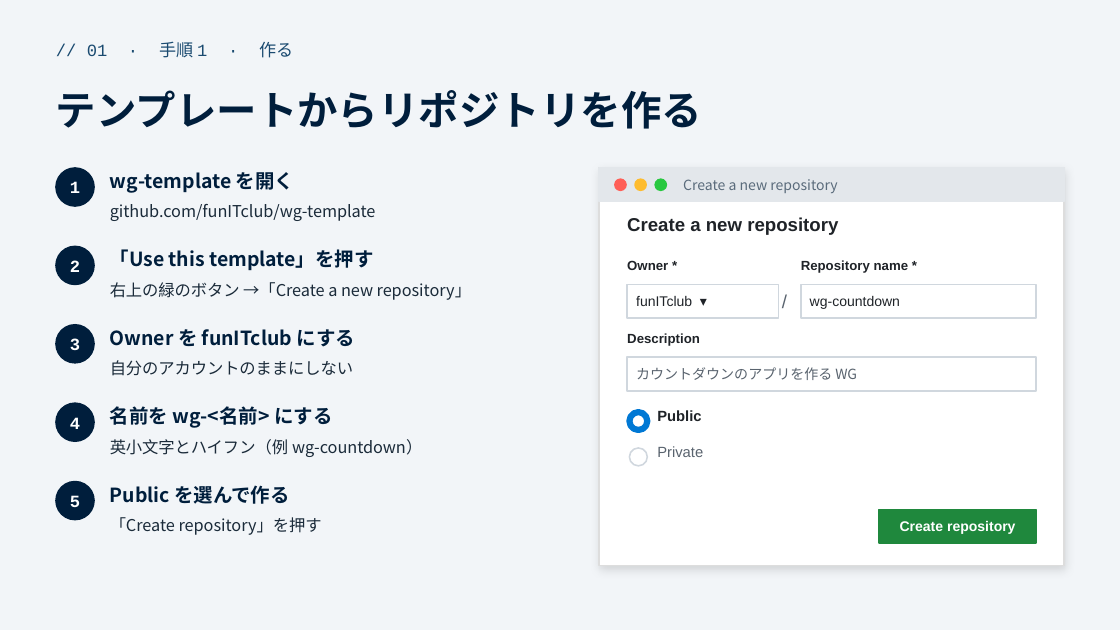
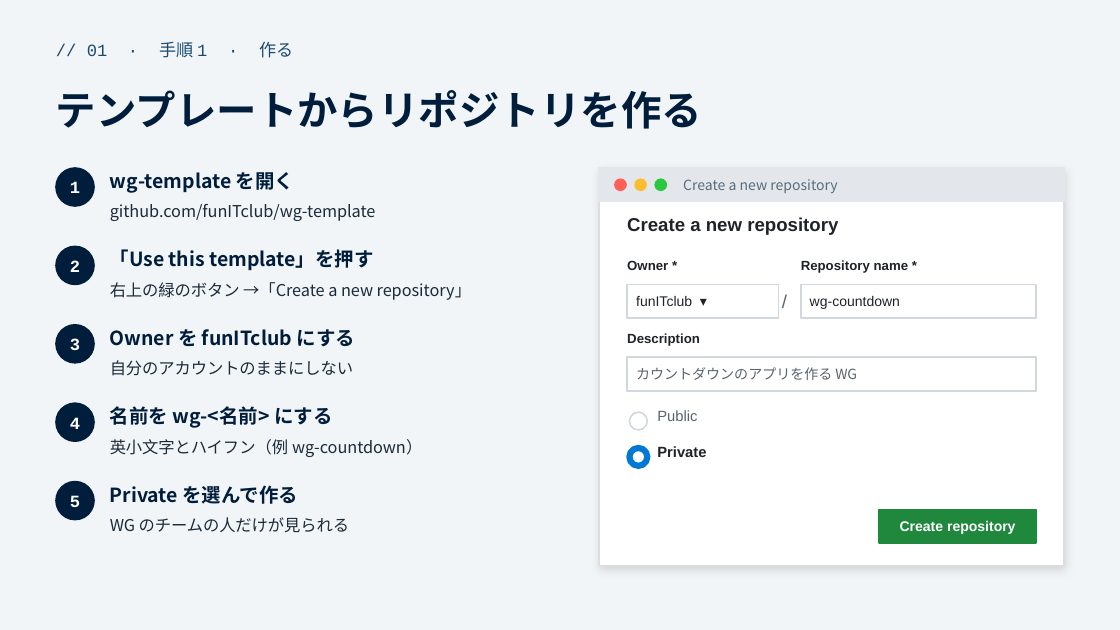
Before and after one commit to funITclub/homepage, a slide deck: slide 3 of docs/WG立ち上げガイド/01_リポジトリの作り方と運用.pptx. Drawn at 1120x630 pixels with LibreOffice and Linux fonts; fonts in the diff are those of the drawing. Boxes give left, top, right and bottom in pixels: in the first picture for what was removed or moved away, otherwise in the second. Text is boxed around its words. In the diff, an @@ line names an element or a change of style, - is before the commit and + after.

```diff
--- a/docs/WG立ち上げガイド/01_リポジトリの作り方と運用.pptx
+++ b/docs/WG立ち上げガイド/01_リポジトリの作り方と運用.pptx
@@ ellipse at <box>629,412,647,430</box>: outline #0078D4 4 pt to #D0D7DE 1 pt @@
@@ text "Public" at <box>657,410,697,421</box>: text colour #1F2328 to #59636E, bold off @@
@@ ellipse at <box>629,448,647,466</box>: outline #D0D7DE 1 pt to #0078D4 4 pt @@
@@ text "Private" at <box>657,446,706,457</box>: text colour #59636E to #1F2328, bold on @@
@@ text at <box>110,485,298,504</box>: text changed @@
-Public を選んで作る
+Private を選んで作る
@@ text at <box>110,517,349,532</box>: text changed @@
-「Create repository」を押す
+WG のチームの人だけが見られる
```
Also in this commit, not shown: 2 other slides changed, 1 slide added, 2 slides removed, 5 other files.
